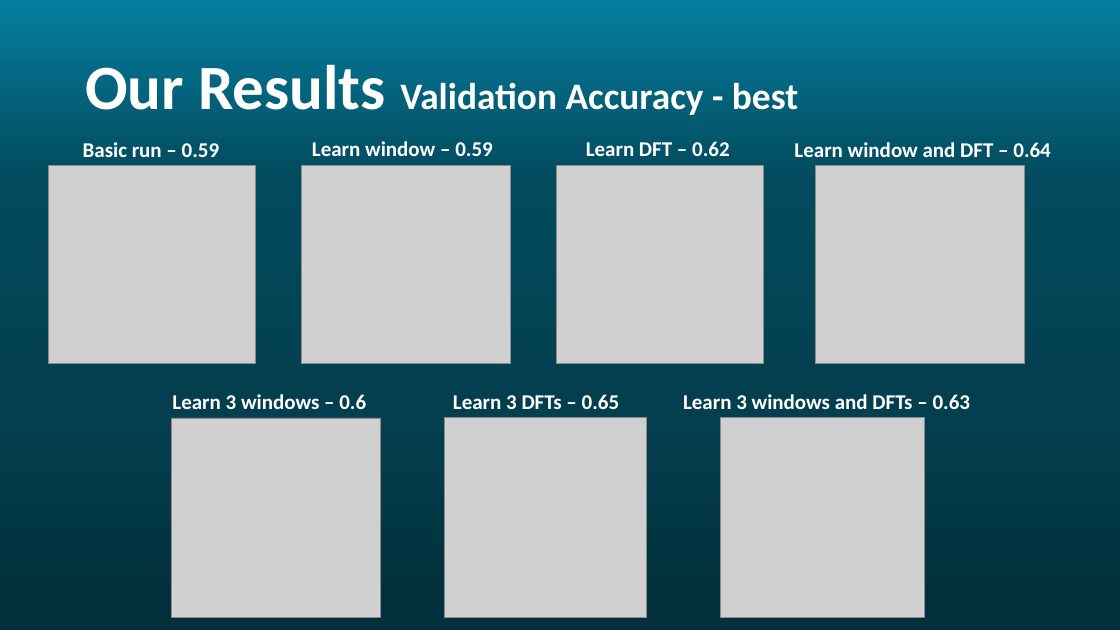
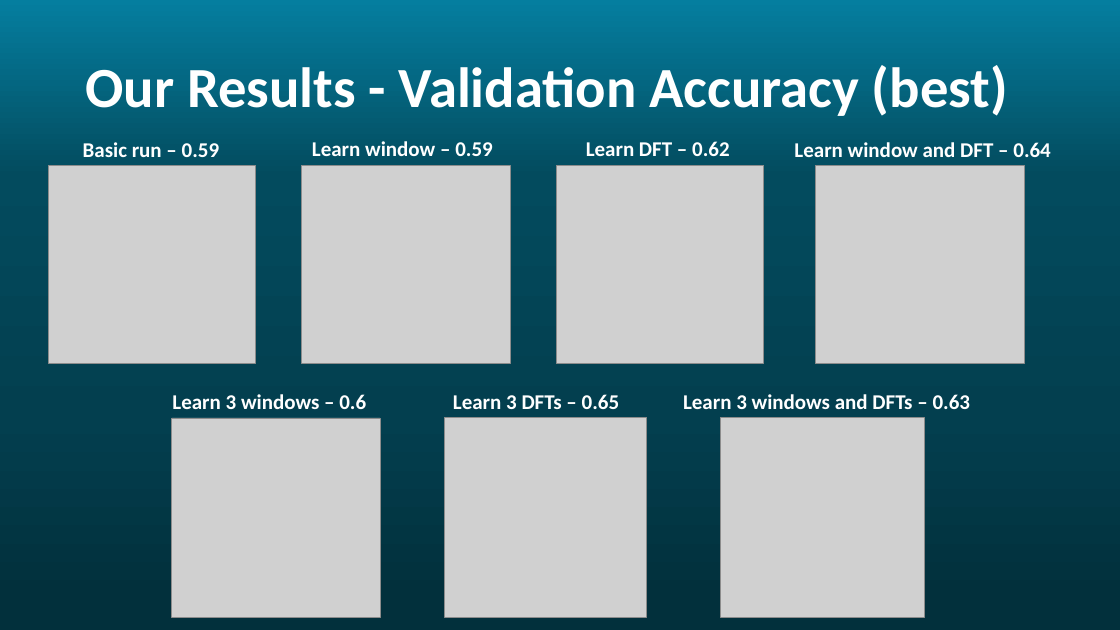
Before and after one commit to Rotem-and-Noam/Ada-STFT, a slide deck: slide 14 of images/AdaSTFT.pptx. Drawn at 1120x630 pixels with LibreOffice and Linux fonts; fonts in the diff are those of the drawing; grey boxes stand for pictures. Boxes give left, top, right and bottom in pixels: in the first picture for what was removed or moved away, otherwise in the second. Text is boxed around its words. In the diff, an @@ line names an element or a change of style, - is before the commit and + after.

```diff
--- a/images/AdaSTFT.pptx
+++ b/images/AdaSTFT.pptx
@@ title at box(85, 65, 1008, 116): text changed; size 32 to 48.6 pt @@
-Our Results Validation Accuracy - best
+Our Results - Validation Accuracy (best)
```
Also in this commit, not shown: 6 other slides changed.
